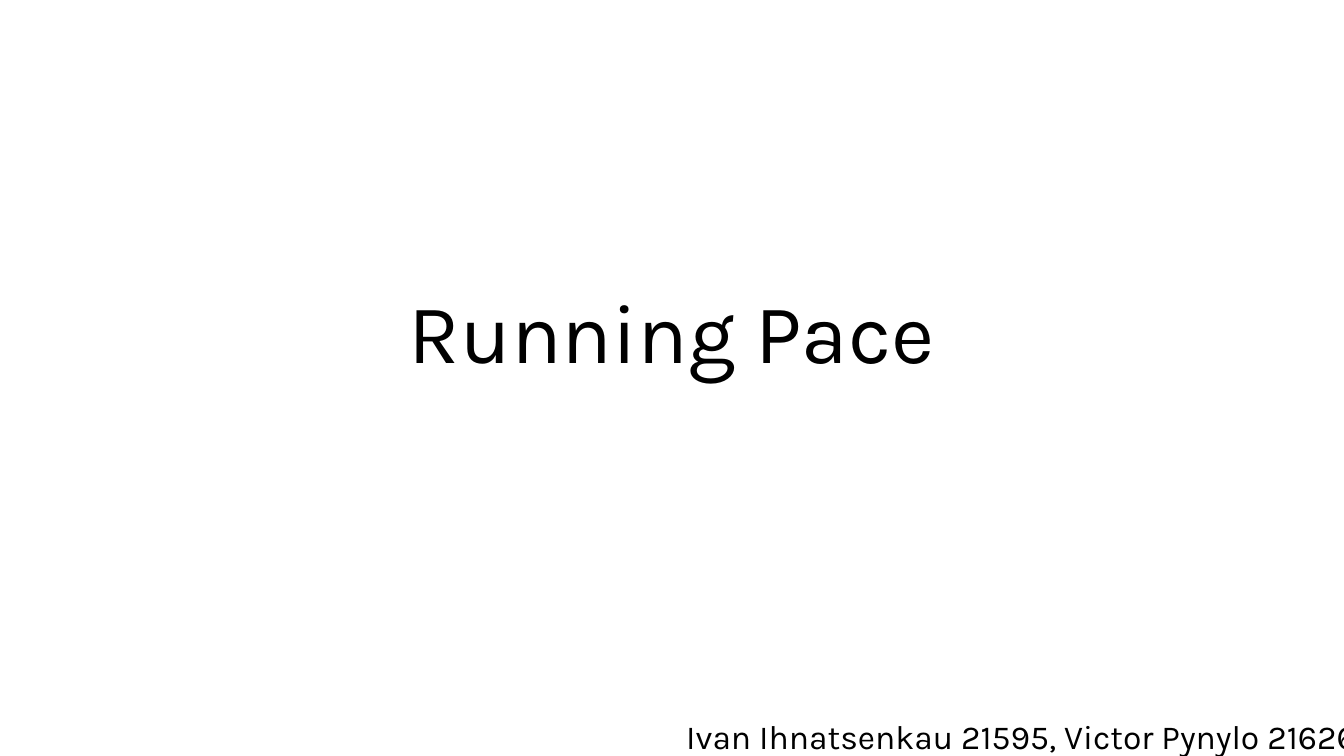
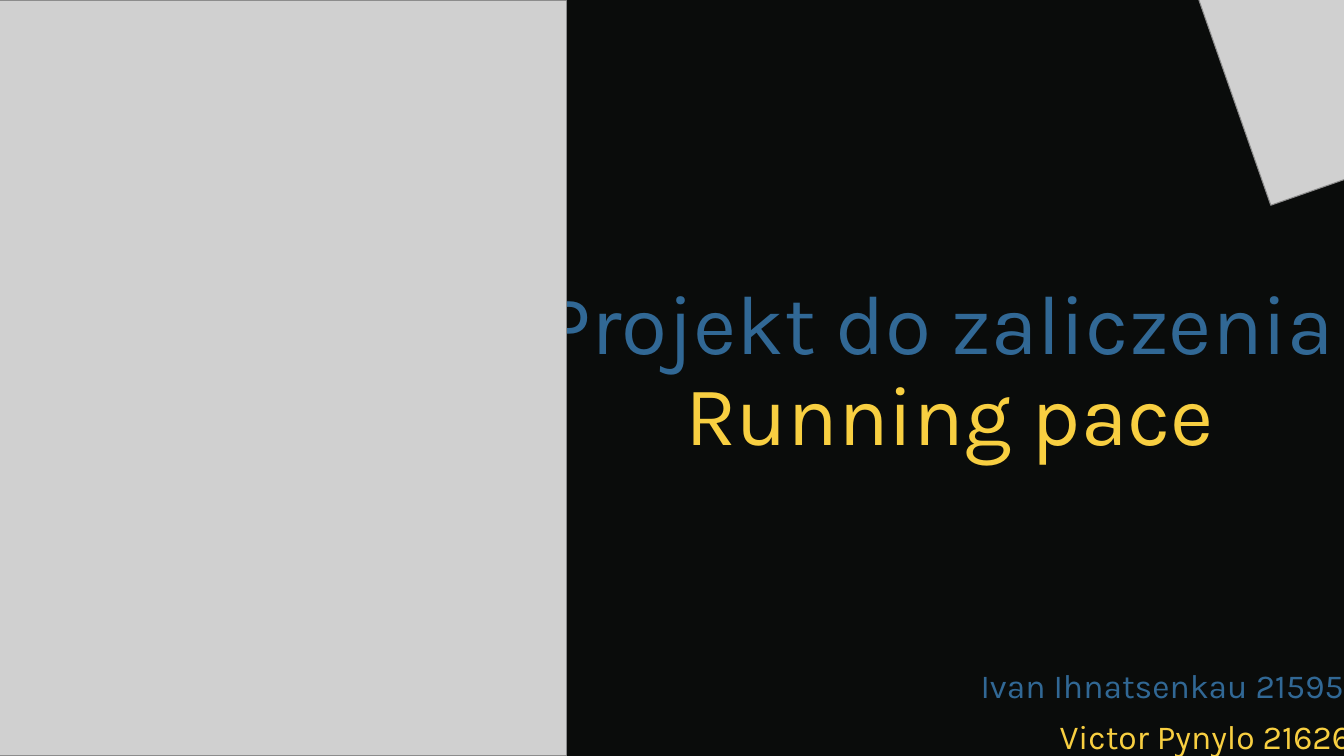
Before and after one commit to ihnatsen/PythonProjectRunningPace, a slide deck: slide 1 of Presentation/RunningPace.pptx. Drawn at 1344x756 pixels with LibreOffice and Linux fonts; fonts in the diff are those of the drawing; grey boxes stand for pictures. Boxes give left, top, right and bottom in pixels: in the first picture for what was removed or moved away, otherwise in the second. Text is boxed around its words. In the diff, an @@ line names an element or a change of style, - is before the commit and + after.

```diff
--- a/Presentation/RunningPace.pptx
+++ b/Presentation/RunningPace.pptx
@@ background #FFFFFF to #0A0C0B @@
@@ picture added at bbox=[0, 1, 567, 756] @@
@@ picture added at bbox=[1198, 0, 1344, 206] @@
@@ title at bbox=[545, 278, 1334, 465]: text changed; text colour #000000 to #316895 @@
-Running Pace
+Projekt do zaliczenia
+Running pace
@@ subtitle at bbox=[981, 675, 1344, 756]: text changed; text colour #000000 to #316895 @@
-Ivan Ihnatsenkau 21595, Victor Pynylo 21626
+Ivan Ihnatsenkau 21595,
+Victor Pynylo 21626
```
Also in this commit, not shown: 23 slides added, 14 other files.
